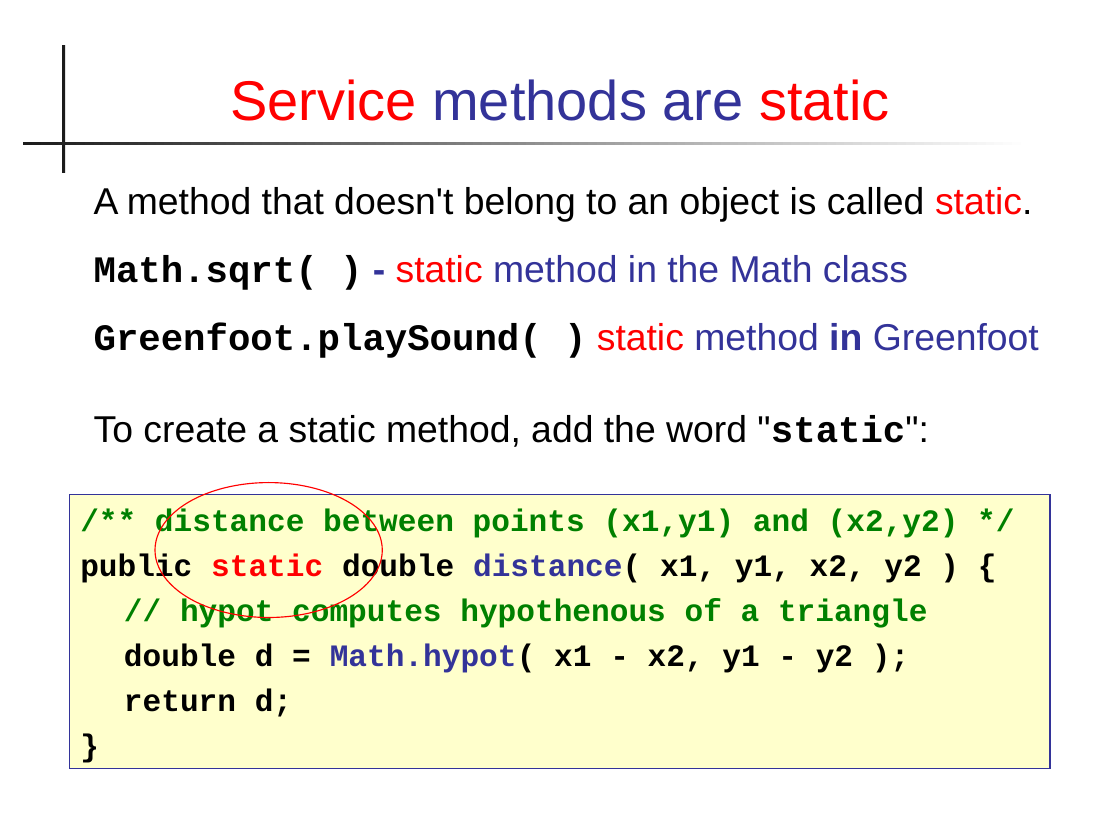
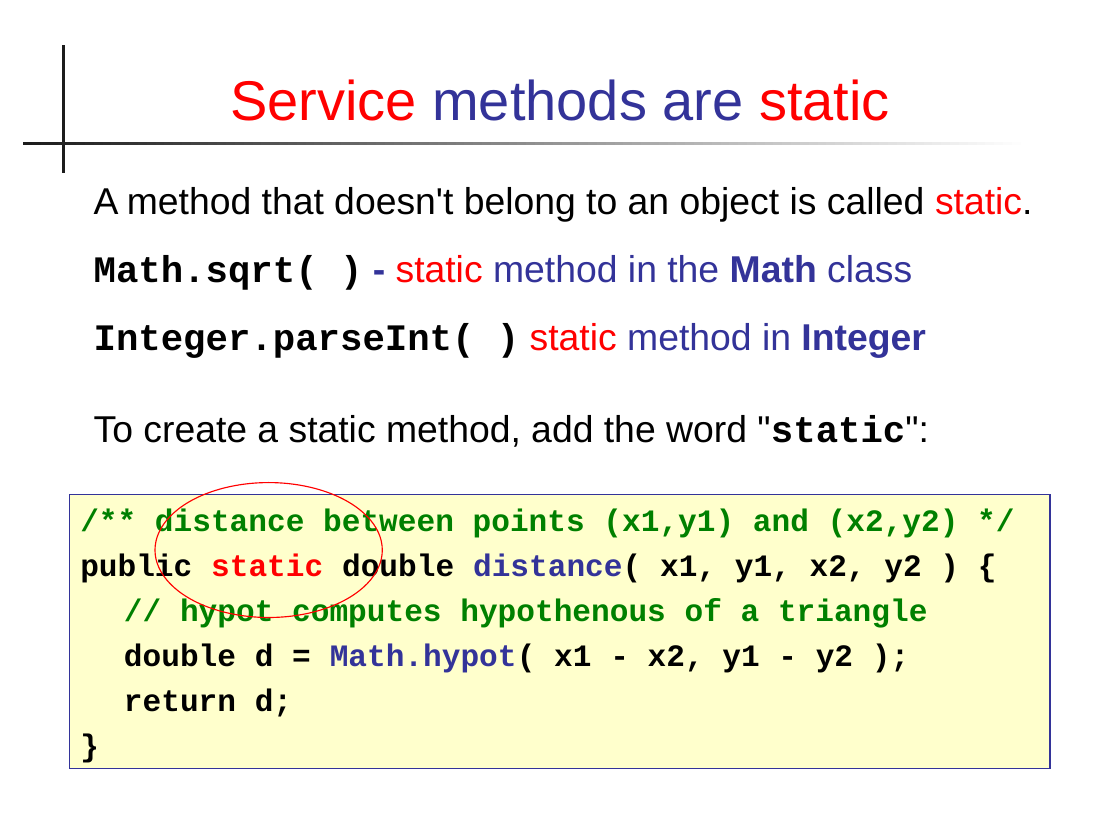
Before and after one commit to cpske/programming1, a slide deck: slide 38 of week2/X-Java-Basics.ppt. Drawn at 1120x840 pixels with LibreOffice and Linux fonts; fonts in the diff are those of the drawing. Boxes give left, top, right and bottom in pixels: in the first picture for what was removed or moved away, otherwise in the second. Text is boxed around its words. In the diff, an @@ line names an element or a change of style, - is before the commit and + after.

```diff
--- a/week2/X-Java-Basics.ppt
+++ b/week2/X-Java-Basics.ppt
@@ text at (x1=94, y1=255, x2=912, y2=290): bold on in "Math" @@
@@ text at (x1=94, y1=323, x2=925, y2=358): text changed @@
-Greenfoot.playSound( ) static method in Greenfoot
+Integer.parseInt( ) static method in Integer
```
Also in this commit, not shown: 21 other slides changed, 7 other files.
